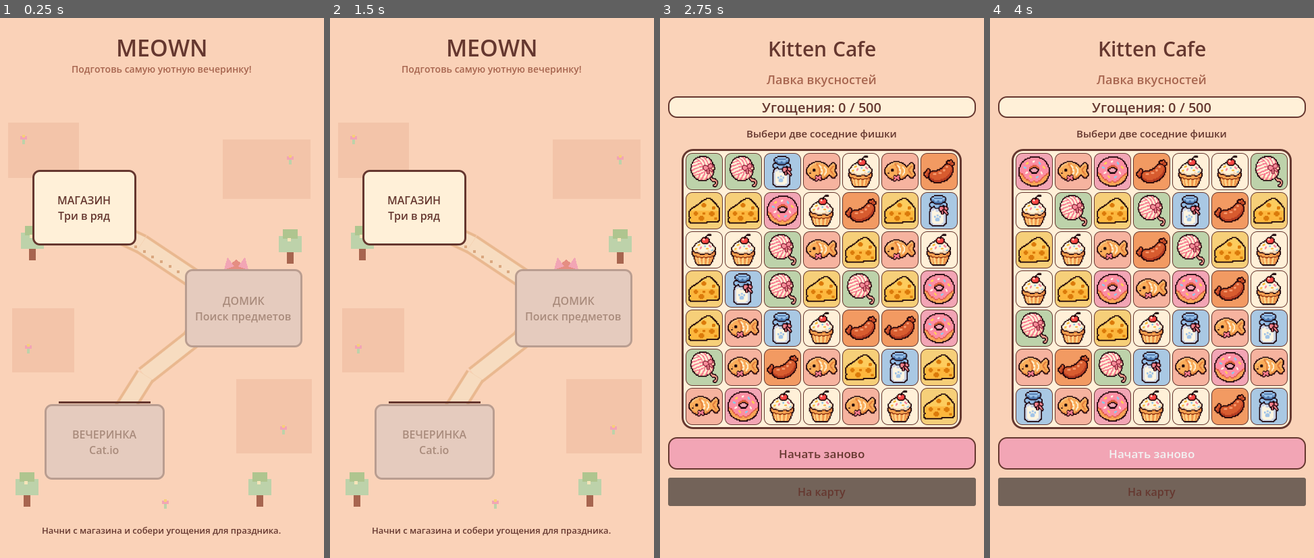
Above: before the commit, frames 1-4 (left to right).
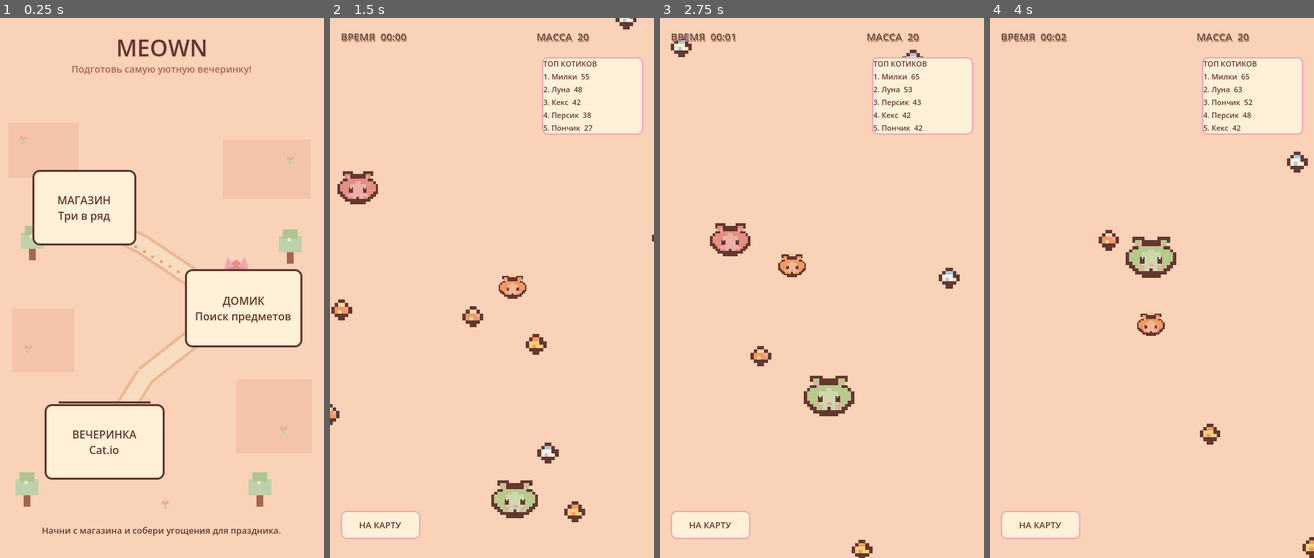
Above: after the commit, the same moments.

Repository: ArinaPig/Meown
Game: Godot game, scene res://scenes/map/WorldMap.tscn
Same seed, same stepped clock (60 frames per second), same inputs: the game is played once before the commit and once after it.
Inputs (mouse positions are in pixels of both pictures, inside the frame that each line leads up to):
- Up to frame 1 (0.25 s): no input
- Up to frame 2 (1.5 s): click (573, 309) at 0.5 s, where only the run after the commit has a clickable "ДОМИК Поиск предметов"; click (433, 439) at 1.25 s, where only the run after the commit has a clickable "ВЕЧЕРИНКА Cat.io"
- Up to frame 3 (2.75 s): click (744, 207) at 2 s, where only the run before the commit has a clickable "МАГАЗИН Три в ряд"
- Up to frame 4 (4 s): click (1152, 455) at 2.75 s, where only the run before the commit has a clickable "Начать заново"; click (1152, 455) at 3.5 s, where only the run before the commit has a clickable "Начать заново"

The runs differ from the first frame. In frame 1, 10% of the frame differs, in the area x 13-94%, y 46-86%; in frame 2, 17%; in frame 3, 64%, in the area x 2-98%, y 2-100%; in frame 4, 63%.

Commit message:
Enable direct minigame access from map during testing

Diff:
--- a/scenes/map/WorldMap.gd
+++ b/scenes/map/WorldMap.gd
@@ -182,8 +182,8 @@
 
 func _refresh_locations() -> void:
 	shop_button.disabled = false
-	home_button.disabled = GameState.story_step < GameState.StoryStep.GATHER
-	party_button.disabled = GameState.story_step < GameState.StoryStep.PARTY
+	home_button.disabled = false
+	party_button.disabled = false
 	if GameState.story_step >= GameState.StoryStep.PARTY:
 		status_label.text = "Всё готово! Время веселиться!"
 	elif GameState.story_step >= GameState.StoryStep.GATHER:
@@ -195,14 +195,9 @@
 	GameState.start_minigame("shop")
 
 func _open_search() -> void:
-	if GameState.story_step < GameState.StoryStep.GATHER:
-		status_label.text = "Сначала нужно подготовить угощения в магазине."
-		return
 	if not GameState.start_minigame("search"):
-		status_label.text = "Дом открыт! Мини-игра поиска скоро появится здесь."
+		status_label.text = "Сцена поиска пока не подключена. Добавим её, когда Алиса будет готова."
 
 func _open_party() -> void:
-	if GameState.story_step < GameState.StoryStep.PARTY:
-		status_label.text = "Сначала найди всё необходимое дома."
-		return
-	GameState.start_minigame("catio")
+	if not GameState.start_minigame("catio"):
+		status_label.text = "Не удалось открыть Cat.io."
